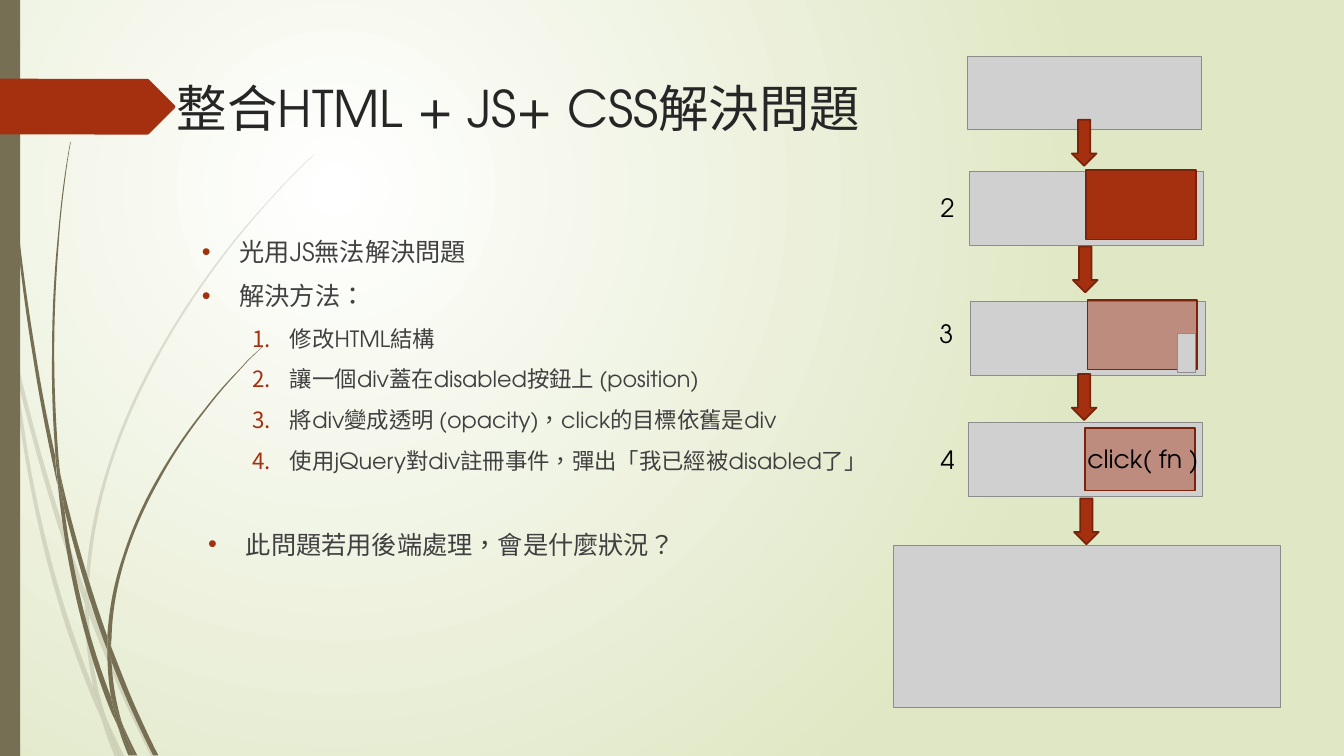
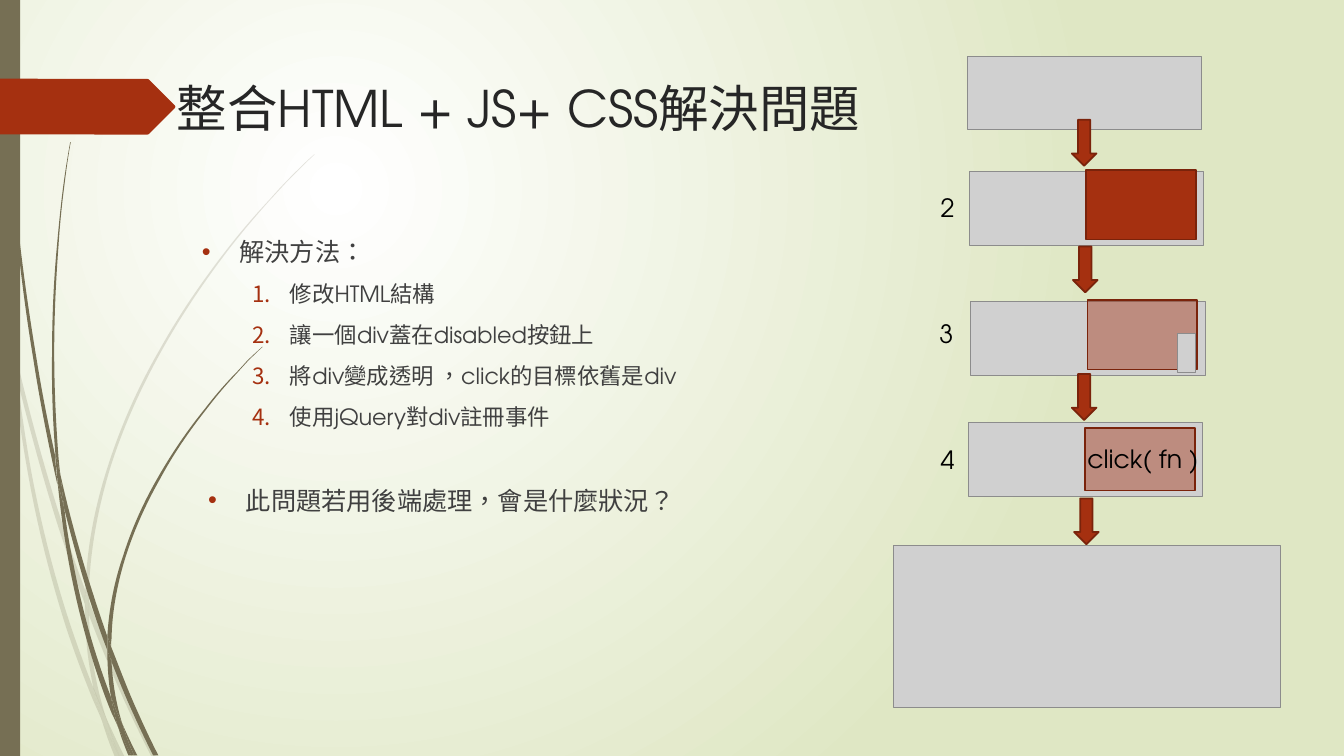
Before and after one commit to LezardYeh/f2e-ccu-speech, a slide deck: slide 39 of f2e.pptx. Drawn at 1344x756 pixels with LibreOffice and Linux fonts; fonts in the diff are those of the drawing; grey boxes stand for pictures. Boxes give left, top, right and bottom in pixels: in the first picture for what was removed or moved away, otherwise in the second. Text is boxed around its words. In the diff, an @@ line names an element or a change of style, - is before the commit and + after.

Commit message:
update

```diff
--- a/f2e.pptx
+++ b/f2e.pptx
@@ text at bbox=[240, 240, 466, 263]: paragraph removed @@
-• 光用JS無法解決問題
@@ text at bbox=[290, 324, 677, 430]: text changed @@
-  2. 讓一個div蓋在disabled按鈕上 (position)
-  3. 將div變成透明 (opacity)，click的目標依舊是div
-  4. 使用jQuery對div註冊事件，彈出「我已經被disabled了」
+  2. 讓一個div蓋在disabled按鈕上
+  3. 將div變成透明 ，click的目標依舊是div
+  4. 使用jQuery對div註冊事件
```
Also in this commit, not shown: 2 other slides changed.
